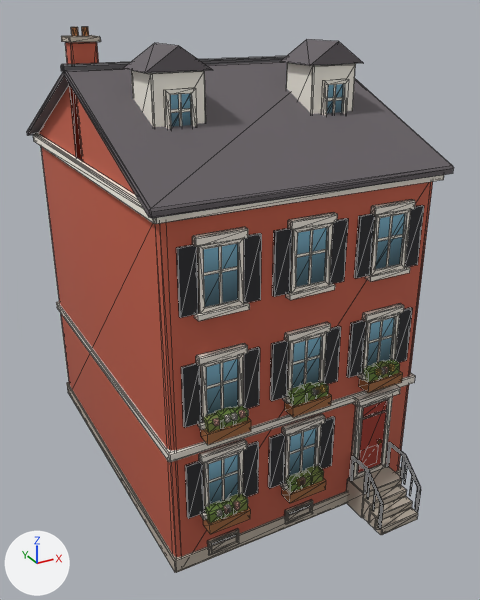
One commit to the glTF model newcity/art/kit/lane_e1.glb: the scene before it, then after it.
Camera for both pictures: a camera (50 mm lens) standing at (-10.3, -20.6, 16.0) and looking at (0.2, -1.5, 6.4). Lighting does not change. The marker at lower left points along +X, +Y and +Z. The first picture is the older version. Mesh edges are drawn as thin lines. Vertices at exactly the same position are counted once.

In view in the first picture: 'lane_e1'.
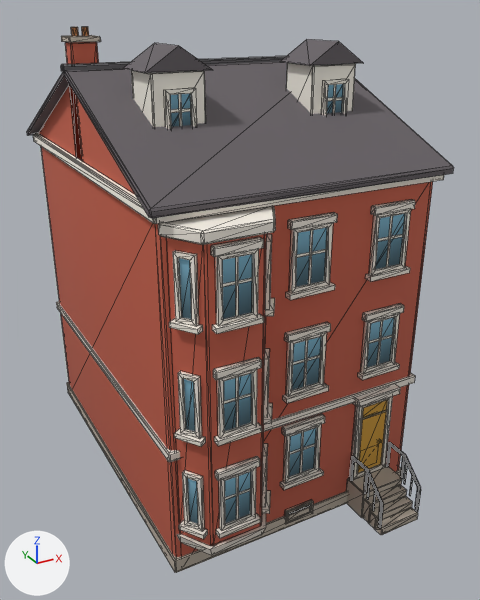
The change, as a diff of the scene's bpy script:
```diff
--- a/newcity/art/kit/lane_e1.glb.py
+++ b/newcity/art/kit/lane_e1.glb.py
@@ me_lane_e1 @@
-me_lane_e1.from_pydata(...)  # 1502 vertices, 2074 faces; spans x -4.9..4.9, y -7.9..6.3, z 0.0..15.4
+me_lane_e1.from_pydata(...)  # 1184 vertices, 1790 faces; spans x -4.9..4.9, y -7.9..6.3, z 0.0..15.4
+# me_lane_e1 part 1: the loose piece of 16 vertices spanning x -3.5..-2.2, y -6.1..-6.0, z 2.0..3.8 is moved by (0.0, -0.9, 0.0)
+# me_lane_e1 part 2: the loose piece of 4 vertices spanning x -2.9..-2.8, y -6.0, z 2.1..3.7 is moved by (0.0, -0.9, 0.0)
+# me_lane_e1 part 3: the loose piece of 4 vertices spanning x -3.4..-2.3, y -6.1, z 3.0..3.1 is moved by (0.0, -0.9, 0.0)
+# me_lane_e1 part 4: the loose piece of 8 vertices spanning x -3.6..-2.1, y -6.2..-6.0, z 1.8..2.0 is moved by (0.0, -0.9, 0.0)
+# me_lane_e1 part 5: the loose piece of 16 vertices spanning x -3.6..-2.1, y -6.2..-6.0, z 3.8..4.1 is moved by (0.0, -0.9, 0.0)
+# me_lane_e1 part 6: the loose piece of 8 vertices spanning x -3.5..-2.2, y -6.5..-6.0, z 1.5..1.8 is turned -56.9 degrees about the z axis through its middle and scaled by 0.593, then moved by (-1.3, -0.3, 0.3)
+# me_lane_e1 part 7: the loose piece of 16 vertices spanning x -3.5..-2.2, y -6.1..-6.0, z 5.2..7.1 is moved by (0.0, -0.9, 0.0)
+# me_lane_e1 part 8: the loose piece of 4 vertices spanning x -2.9..-2.8, y -6.0, z 5.3..7.0 is moved by (0.0, -0.9, 0.0)
+# me_lane_e1 part 9: the loose piece of 4 vertices spanning x -3.4..-2.3, y -6.1, z 6.2..6.3 is moved by (0.0, -0.9, 0.0)
+# me_lane_e1 part 10: the loose piece of 8 vertices spanning x -3.6..-2.1, y -6.2..-6.0, z 5.1..5.2 is moved by (0.0, -0.9, 0.0)
+# me_lane_e1 part 11: the loose piece of 16 vertices spanning x -3.6..-2.1, y -6.2..-6.0, z 7.1..7.3 is moved by (0.0, -0.9, 0.0)
+# me_lane_e1 part 12: the loose piece of 8 vertices spanning x -3.5..-2.2, y -6.5..-6.0, z 4.7..5.1 is turned -56.9 degrees about the z axis through its middle and scaled by 0.593, then moved by (-1.3, -0.3, 0.3)
+# me_lane_e1 part 13: the loose piece of 16 vertices spanning x -3.5..-2.2, y -6.1..-6.0, z 8.6..10.5 is moved by (0.0, -0.9, 0.0)
+# me_lane_e1 part 14: the loose piece of 4 vertices spanning x -2.9..-2.8, y -6.0, z 8.7..10.4 is moved by (0.0, -0.9, 0.0)
+# me_lane_e1 part 15: the loose piece of 4 vertices spanning x -3.4..-2.3, y -6.1, z 9.6..9.7 is moved by (0.0, -0.9, 0.0)
+# me_lane_e1 part 16: the loose piece of 8 vertices spanning x -3.6..-2.1, y -6.2..-6.0, z 8.5..8.6 is moved by (0.0, -0.9, 0.0)
+# me_lane_e1 part 17: the loose piece of 16 vertices spanning x -3.6..-2.1, y -6.2..-6.0, z 10.5..10.7 is moved by (0.0, -0.9, 0.0)
+# me_lane_e1 part 18: 55 loose pieces with 486 vertices, spanning x -4.1..4.1, y -6.5..-6.0, z 0.2..10.5, are deleted
+# me_lane_e1 part 19: 168 vertices added at x -4.5..-1.2, y -7.1..-6.0, z 1.0..11.2
+# me_lane_e1 part 20: 34 kept faces spanning x -0.5..3.4, y -6.1..-6.0, z 1.2..10.4 get new texture (UV) coordinates
 me_lane_e1.materials.append(mat_kit_atlas)
```

Boxes [x1, y1, x2, y2] around the edits, measured in the pictures (480 x 600 px; the box of a moved part takes in the faces that stretch with it):
part 1 of me_lane_e1, moved or reshaped
    before: [203, 450, 243, 511]
    after: [219, 468, 256, 530]
part 2 of me_lane_e1, moved or reshaped
    before: [222, 459, 225, 501]
    after: [236, 476, 239, 520]
part 3 of me_lane_e1, moved or reshaped
    before: [209, 471, 238, 483]
    after: [225, 488, 251, 500]
part 4 of me_lane_e1, moved or reshaped
    before: [200, 497, 248, 520]
    after: [216, 514, 261, 538]
part 5 of me_lane_e1, moved or reshaped
    before: [199, 439, 247, 464]
    after: [215, 456, 260, 481]
part 6 of me_lane_e1, moved or reshaped
    before: [203, 507, 251, 534]
    after: [179, 520, 208, 539]
part 7 of me_lane_e1, moved or reshaped
    before: [200, 354, 244, 422]
    after: [217, 369, 257, 438]
part 8 of me_lane_e1, moved or reshaped
    before: [220, 363, 224, 409]
    after: [236, 377, 239, 428]
part 9 of me_lane_e1, moved or reshaped
    before: [207, 378, 238, 389]
    after: [224, 393, 252, 404]
part 10 of me_lane_e1, moved or reshaped
    before: [198, 408, 249, 430]
    after: [214, 423, 262, 446]
part 11 of me_lane_e1, moved or reshaped
    before: [196, 343, 248, 366]
    after: [213, 357, 262, 380]
part 12 of me_lane_e1, moved or reshaped
    before: [200, 418, 251, 445]
    after: [174, 429, 206, 446]
part 13 of me_lane_e1, moved or reshaped
    before: [197, 238, 244, 313]
    after: [215, 249, 259, 326]
part 14 of me_lane_e1, moved or reshaped
    before: [219, 246, 222, 304]
    after: [236, 257, 239, 316]
part 15 of me_lane_e1, moved or reshaped
    before: [204, 266, 238, 276]
    after: [223, 278, 253, 287]
part 16 of me_lane_e1, moved or reshaped
    before: [194, 302, 250, 321]
    after: [212, 314, 264, 334]
part 17 of me_lane_e1, moved or reshaped
    before: [192, 227, 248, 247]
    after: [211, 237, 264, 257]
part 18 of me_lane_e1, deleted
    before: [176, 205, 424, 555]
part 19 of me_lane_e1, added
    after: [158, 206, 275, 555]
part 20 of me_lane_e1, surface changed (red to brown)
    both: [292, 379, 387, 473]
